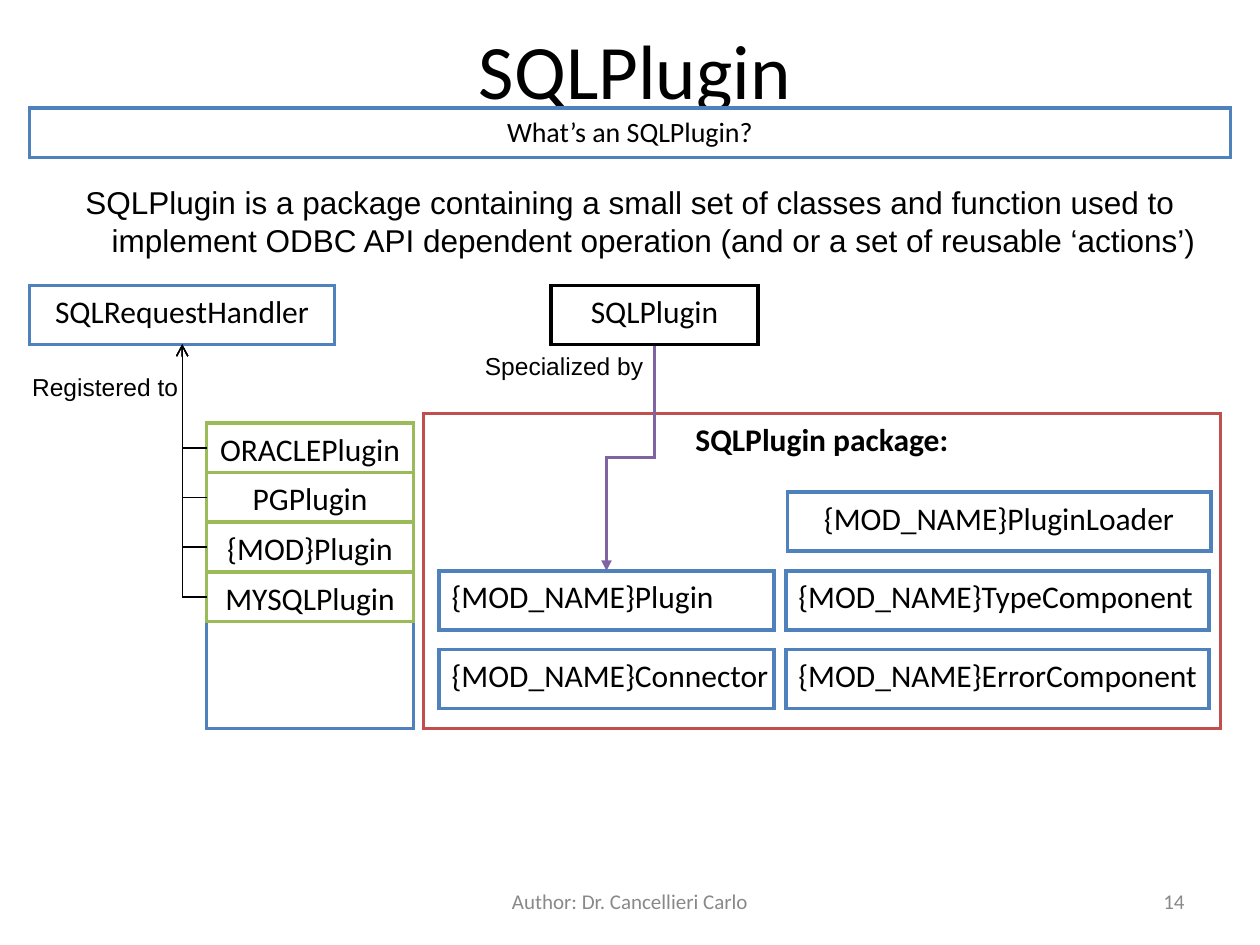
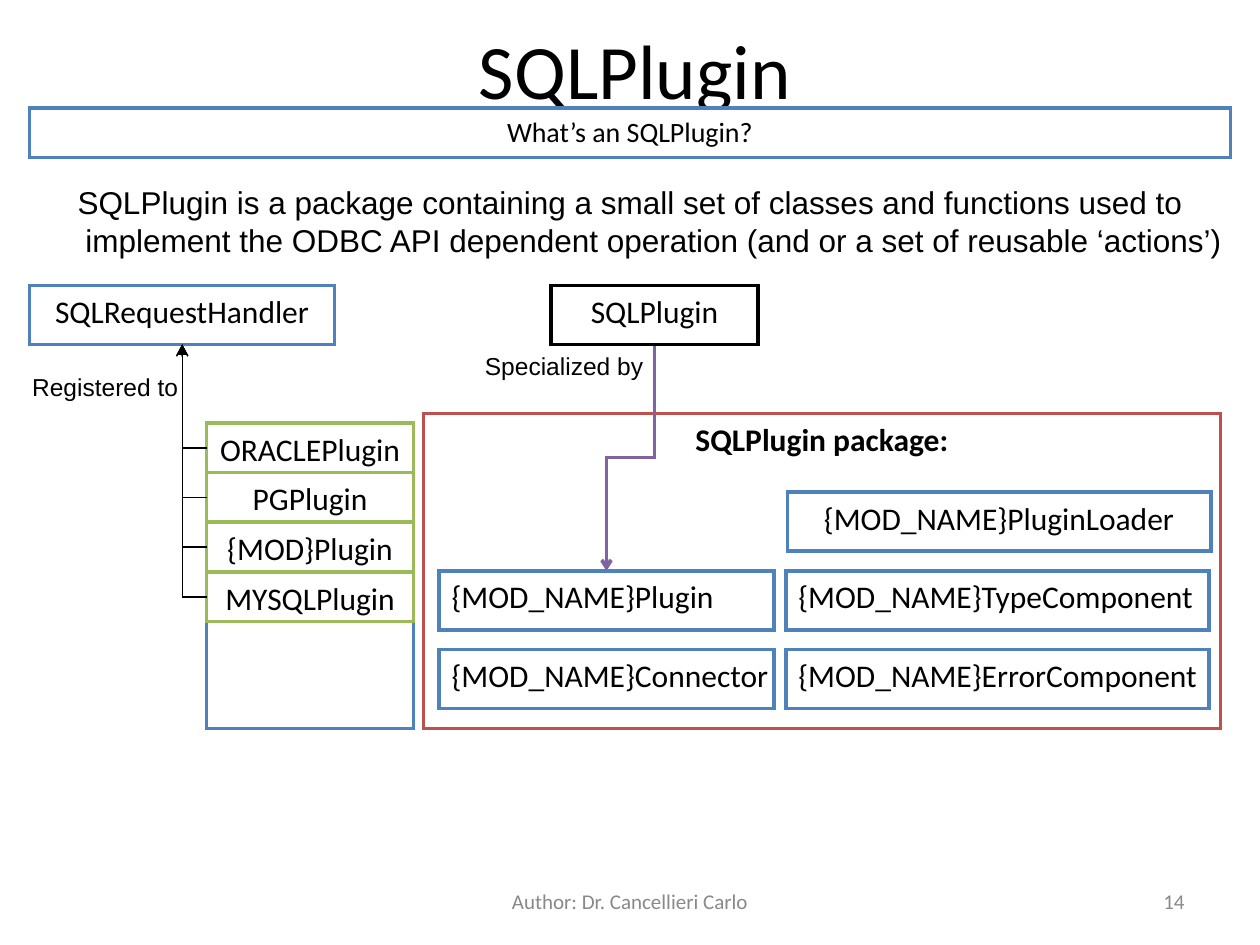
Before and after one commit to OPENDAP/sql_handler, a slide deck: slide 14 of docs/SqlHandler.ppt. Drawn at 1260x945 pixels with LibreOffice and Linux fonts; fonts in the diff are those of the drawing. Boxes give left, top, right and bottom in pixels: in the first picture for what was removed or moved away, otherwise in the second. Text is boxed around its words. In the diff, an @@ line names an element or a change of style, - is before the commit and + after.

```diff
--- a/docs/SqlHandler.ppt
+++ b/docs/SqlHandler.ppt
@@ text at <box>78,191,1221,258</box>: text changed @@
-SQLPlugin is a package containing a small set of classes and function used to implement ODBC API dependent operation (and or a set of reusable ‘actions’)
+SQLPlugin is a package containing a small set of classes and functions used to implement the ODBC API dependent operation (and or a set of reusable ‘actions’)
@@ elbow arrow (207, 449) - (183, 344): arrowheads changed @@
@@ elbow arrow (207, 498) - (183, 344): arrowheads changed @@
```
Also in this commit, not shown: 17 other slides changed, 6 other files.
